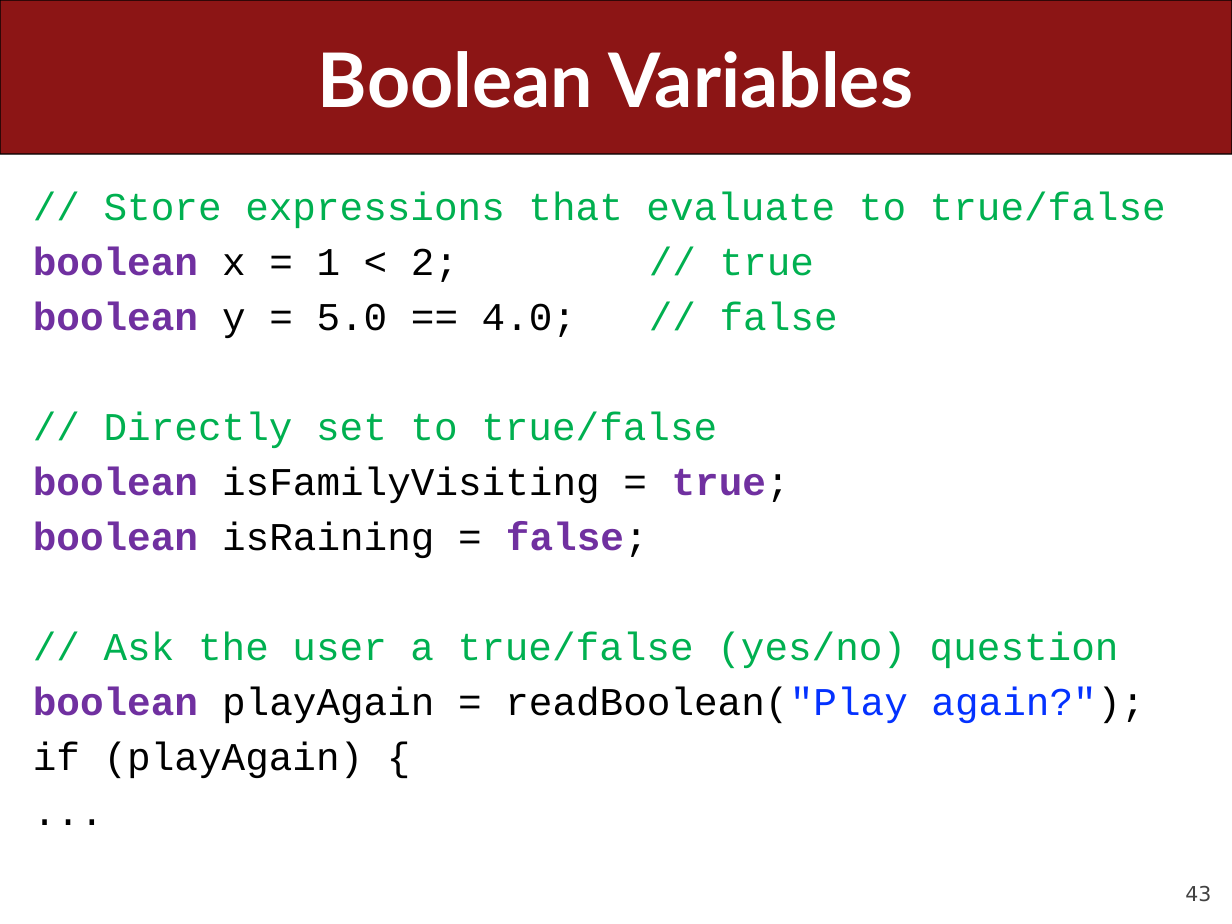
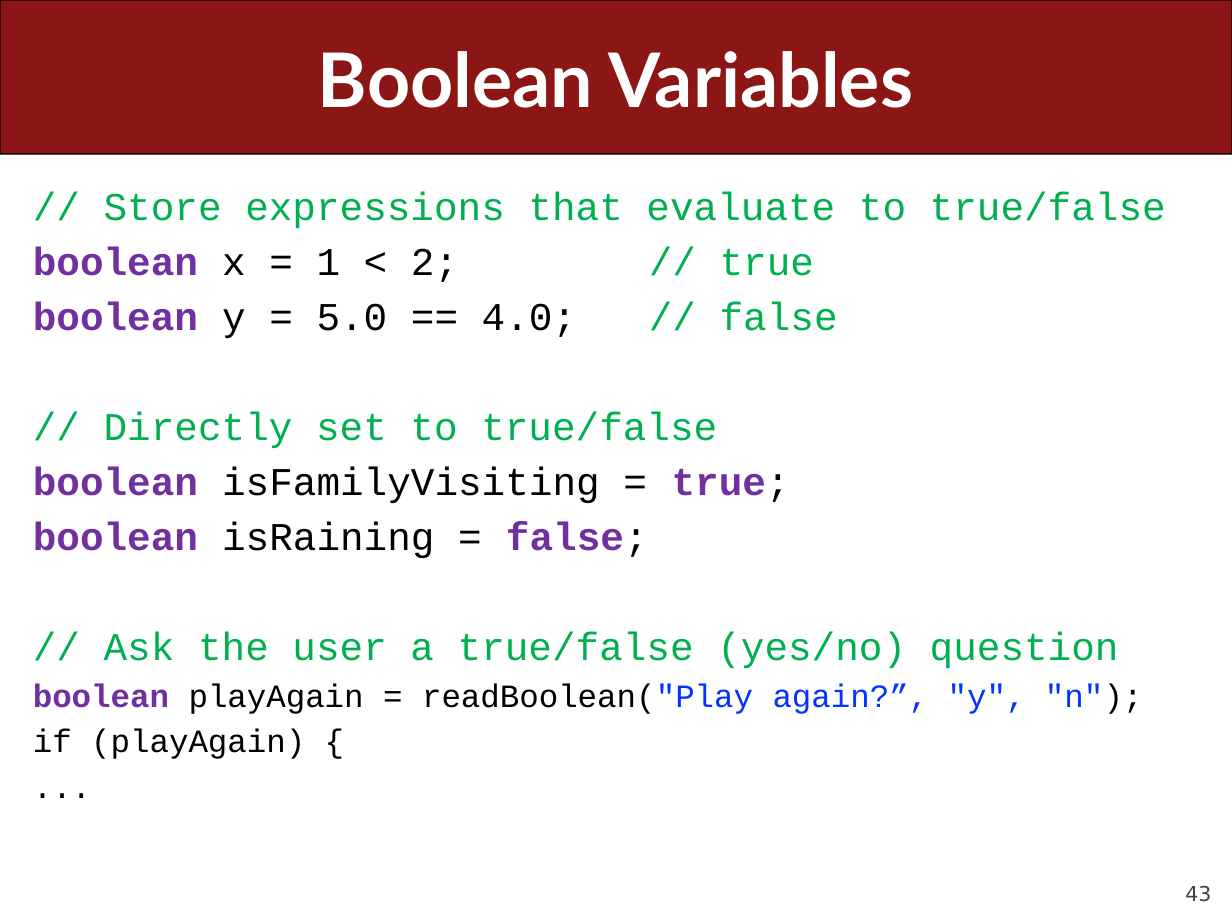
Before and after one commit to ckincaid17/cs106a-summer-2018, a slide deck: slide 43 of WWW/lectures/Lecture5/Lecture5.pptx. Drawn at 1232x924 pixels with LibreOffice and Linux fonts; fonts in the diff are those of the drawing. Boxes give left, top, right and bottom in pixels: in the first picture for what was removed or moved away, otherwise in the second. Text is boxed around its words. In the diff, an @@ line names an element or a change of style, - is before the commit and + after.

```diff
--- a/WWW/lectures/Lecture5/Lecture5.pptx
+++ b/WWW/lectures/Lecture5/Lecture5.pptx
@@ text at <box>33,683,1143,714</box>: text changed; size 23 to 19 pt @@
-boolean playAgain = readBoolean("Play again?");
+boolean playAgain = readBoolean("Play again?”, "y", "n");
@@ text at <box>33,729,305,759</box>: size 23 to 19 pt in "if (playAgain) {", "..." @@
```
Also in this commit, not shown: 11 other slides changed, 45 slides removed, 4 other files.
